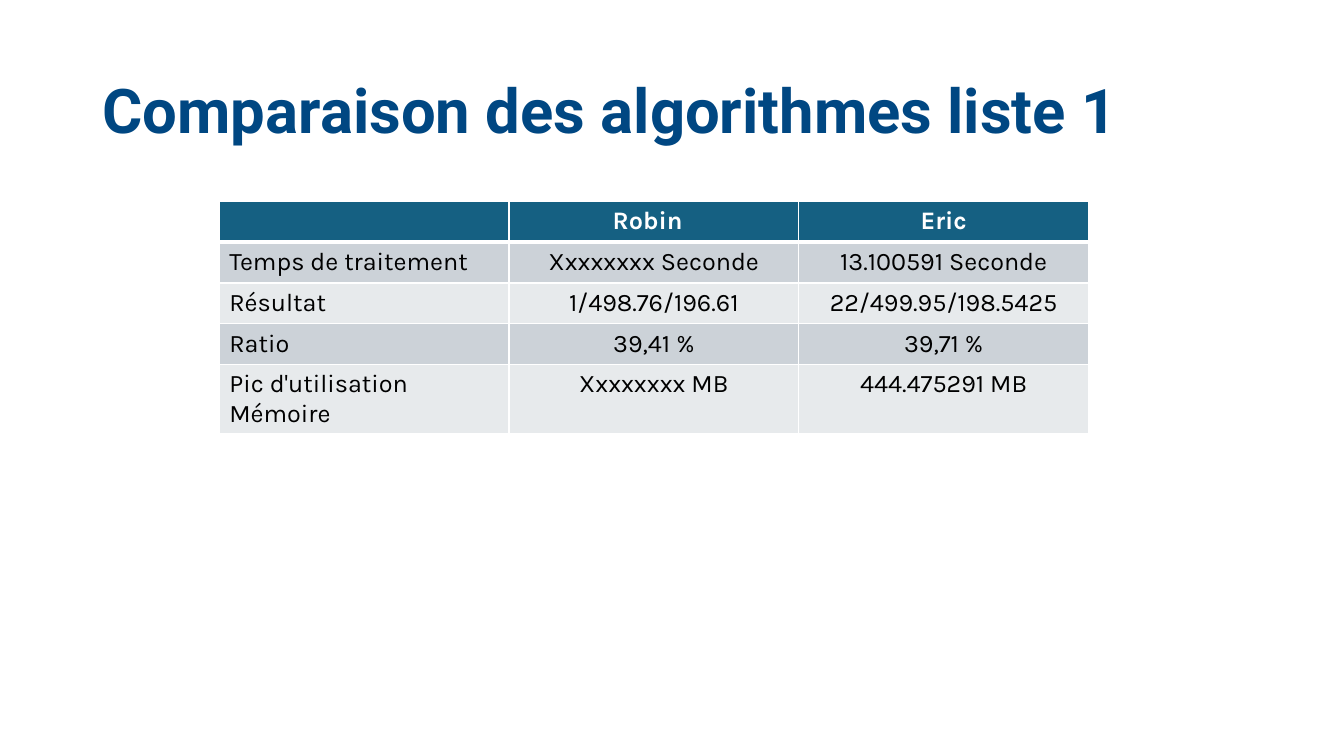
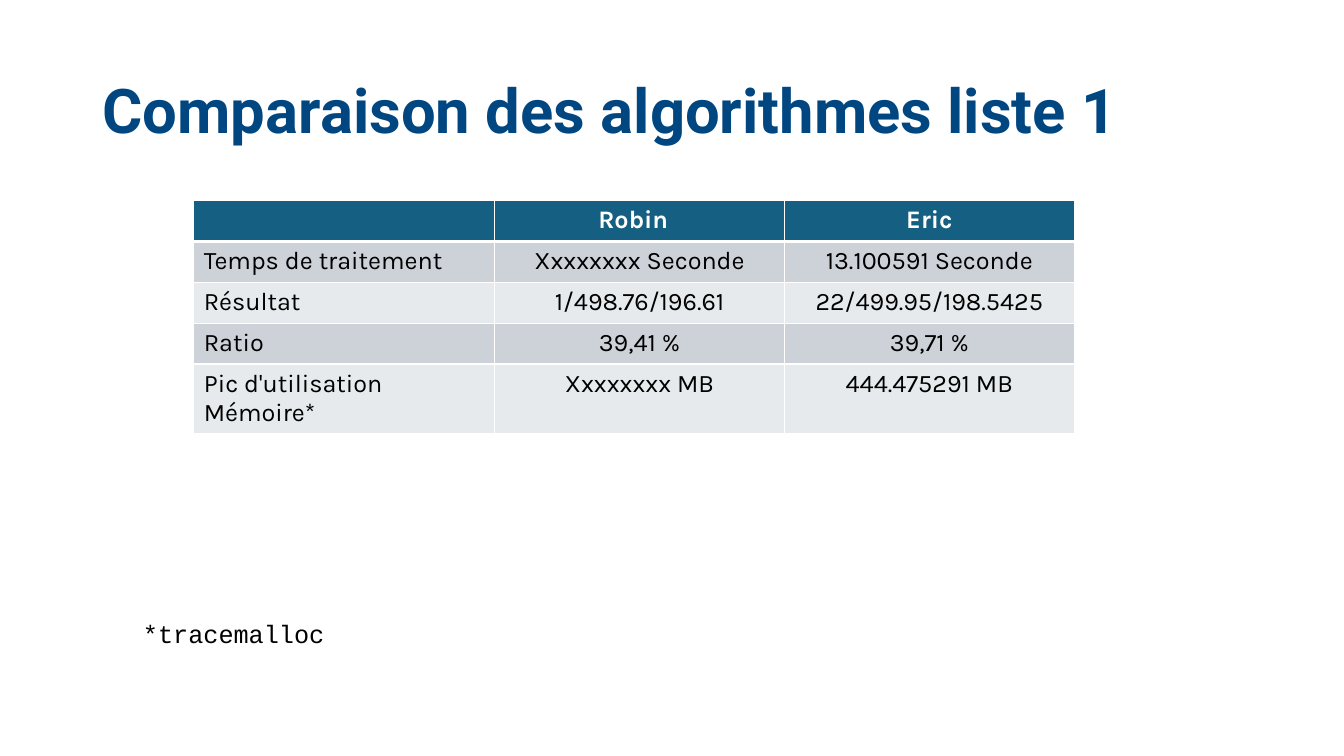
Before and after one commit to Thorrien/AlgoInvest-Trade, a slide deck: slide 15 of ppt/AlgoInvest&Trade.pptx (slide 10 before the commit). Drawn at 1344x756 pixels with LibreOffice and Linux fonts; fonts in the diff are those of the drawing. Boxes give left, top, right and bottom in pixels: in the first picture for what was removed or moved away, otherwise in the second. Text is boxed around its words. In the diff, an @@ line names an element or a change of style, - is before the commit and + after.

```diff
--- a/ppt/AlgoInvest&Trade.pptx
+++ b/ppt/AlgoInvest&Trade.pptx
@@ table at [194,201,1074,426] @@
-row 5, column 1: Pic d'utilisation Mémoire
+row 5, column 1: Pic d'utilisation Mémoire*
@@ table: place and size @@
-table at [219,202,1087,427]
+table at [194,201,1074,426]
@@ text added at [143,624,324,644], 18 pt, text #000000 @@
+*tracemalloc
```
Also in this commit, not shown: 3 other slides changed, 5 slides added, 1 other file.
